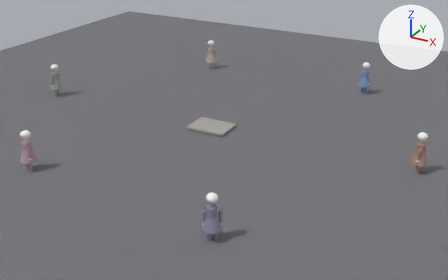
An edit to the glTF model public/models/abuelas_baldosa.glb, drawn before and after from the same camera.
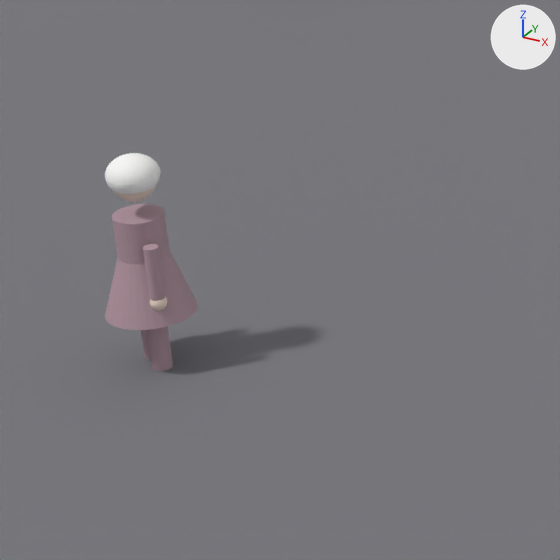
The first picture shows the older version from a 50 mm lens placed at (7.08, -12.24, 5.87), pointed at (0.4, -0.1, -0.2). The close-ups show both versions on the part from 0% to 24% of the width and 36% to 74% of the height of that picture; other places that the commit changed are outside them. Lighting does not change. The marker at upper right points along +X, +Y and +Z. Both versions are drawn at frame 60 of the action 'Abuela_5Action'; the numbers are the values there.
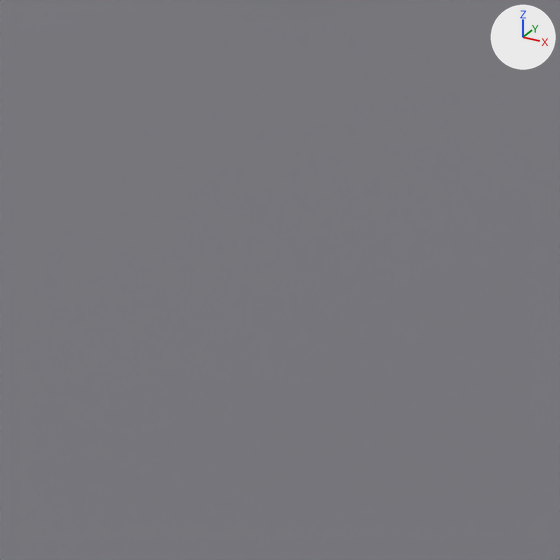
ob_abuela_5 is not drawn itself; it is the parent of ob_cone_004, ob_cylinder_020, ob_cylinder_021, ob_cylinder_022, ob_cylinder_023, ob_cylinder_024, ob_sphere_024, ob_sphere_025.

The change, as a diff of the scene's bpy script:
```diff
--- a/public/models/abuelas_baldosa.glb.py
+++ b/public/models/abuelas_baldosa.glb.py
@@ ob_abuela_5 @@
 ob_abuela_5 = bpy.data.objects.new('Abuela_5', None)
-ob_abuela_5.location = (-2.223, -3.851, 0.0)
+ob_abuela_5.location = (-0.877, -1.519, 0.0)
 ob_abuela_5.rotation_euler = (0.0, 0.0, -0.524)  # degrees (0, 0, -30)
```

Pixel boxes (x1, y1, x2, y2) of what changed, in the close-ups (560 x 560 px):
'Cone.004', moved (not visible afterwards)
    before: (105, 252, 198, 330)
'Cylinder.022', moved (not visible afterwards)
    before: (112, 204, 170, 264)
'Sphere.027', moved (not visible afterwards)
    before: (105, 153, 160, 194)
'Cylinder.024', moved (not visible afterwards)
    before: (143, 244, 165, 301)
'Cylinder.021', moved (not visible afterwards)
    before: (147, 326, 173, 371)
'Sphere.026', moved (not visible afterwards)
    before: (113, 186, 156, 202)
'Cylinder.020', moved (not visible afterwards)
    before: (141, 330, 151, 360)
'Sphere.025', moved (not visible afterwards)
    before: (150, 297, 167, 311)
